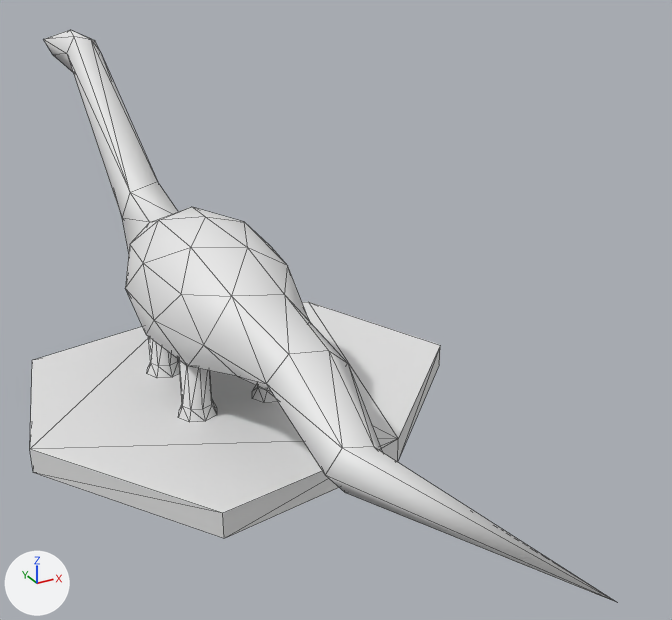
The COLLADA model dinoPlateforme.dae, before and after one commit.
One viewpoint serves both versions: a 50 mm lens placed at (-12.5, -32.3, 18.5), pointed at (2.8, -4.5, 4.6). The lights are fixed; the arrows at lower left show +X, +Y and +Z. Mesh edges are drawn as thin lines. Where no turn or scale is listed for an object, it has been applied to the vertices.

The older version as bpy lines, for what is in view:
```python
me_cylinder = bpy.data.meshes.new('Cylinder')
me_cylinder.from_pydata(...)  # 14 vertices, 24 faces; spans x -8.3..9.5, y -8.8..6.7, z -0.5..0.5
me_cylinder_003 = bpy.data.meshes.new('Cylinder.003')
me_cylinder_003.from_pydata(...)  # 164 vertices, 284 faces; spans x -1.3..4.5, y -17.3..17.1, z -1.5..11.2
ob_dino = bpy.data.objects.new('Dino', me_cylinder_003)
ob_dino.location = (-2.04, -2.3, 1.98)
ob_plateforme = bpy.data.objects.new('plateforme', me_cylinder)
ob_plateforme.location = (0.0, 0.0, 0.0)
```
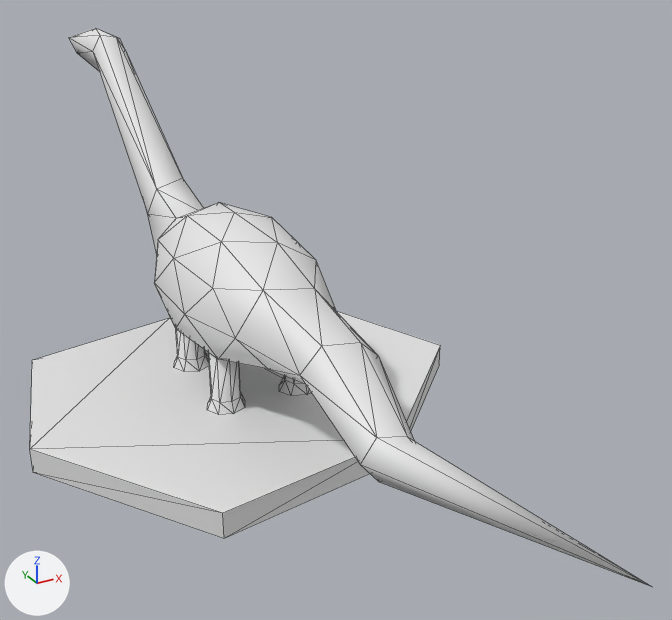
Commit message: ajout du pterosaur et modification du model dino

Where the change shows, as pixel boxes (x1, y1, x2, y2) in the pictures (672 x 620 px):
'Dino', moved: before (44, 30, 618, 603); after (69, 28, 650, 586)

What changed in the scene script:
```text
Change ob_dino:
    ob_dino.location: (-2.04, -2.3, 1.98) -> (-0.86, -2.3, 1.98)
```
